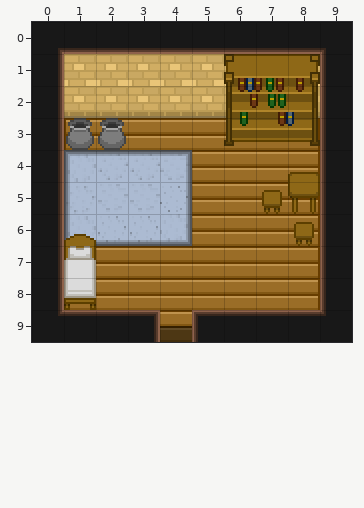
Tiled map: FriendsWithMonsters/android/assets/tilemaps/18.tmx. The picture above is the old version.
Cells are 16x16 px. Shown: x 0..9, y 0..9.
The result:
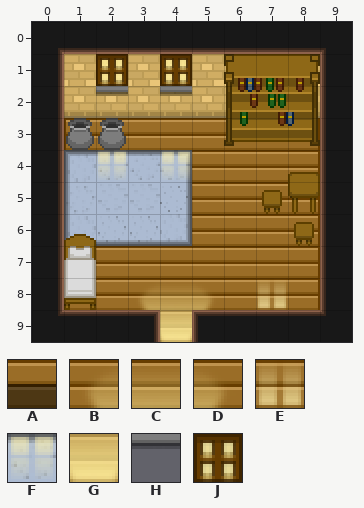
Key: from "limbusdev_world": A 604; from "limbusdev_world2": B 2341, C 2342, D 2343, E 2344, F 2345, G 2406, H 2472, J 2473.
_ is an empty cell.
Tiles of an added or newly shown layer are drawn over the layers below it.
See-through tiles are keyed as they look on the map.
From old to new:
Layer "walls1":
y 9: x 4 A -> _
Layer "objects1":
y 1: x 2 _ -> J; x 4 _ -> J
y 2: x 2 _ -> H; x 4 _ -> H
Layer "shadows1" (added):
y 4: x 2 _ -> F; x 4 _ -> F
y 8: x 3..5 ___ -> BCD; x 7 _ -> E
y 9: x 4 _ -> G
Pixel boxes of the changes (left, top, right, bottom) in both pictures:
added: (96, 54, 128, 96)
added: (160, 54, 192, 96)
added: (96, 150, 128, 180)
added: (160, 150, 192, 180)
changed: (138, 286, 214, 342)
added: (256, 280, 288, 310)
